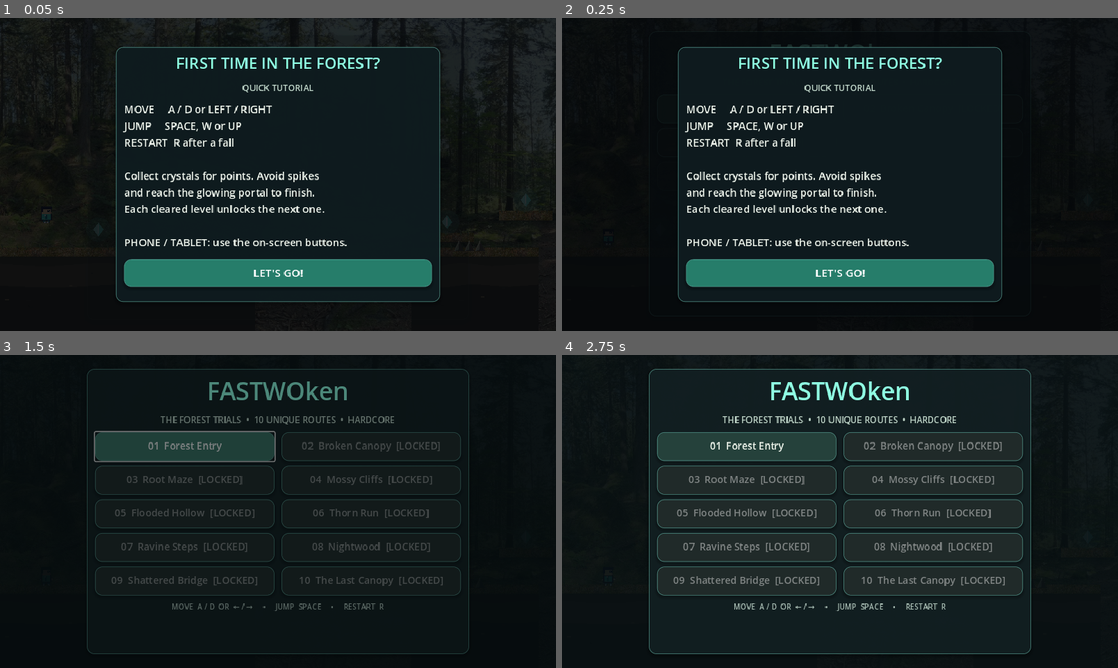
Above: before the commit, frames 1-4 (two rows, left to right).
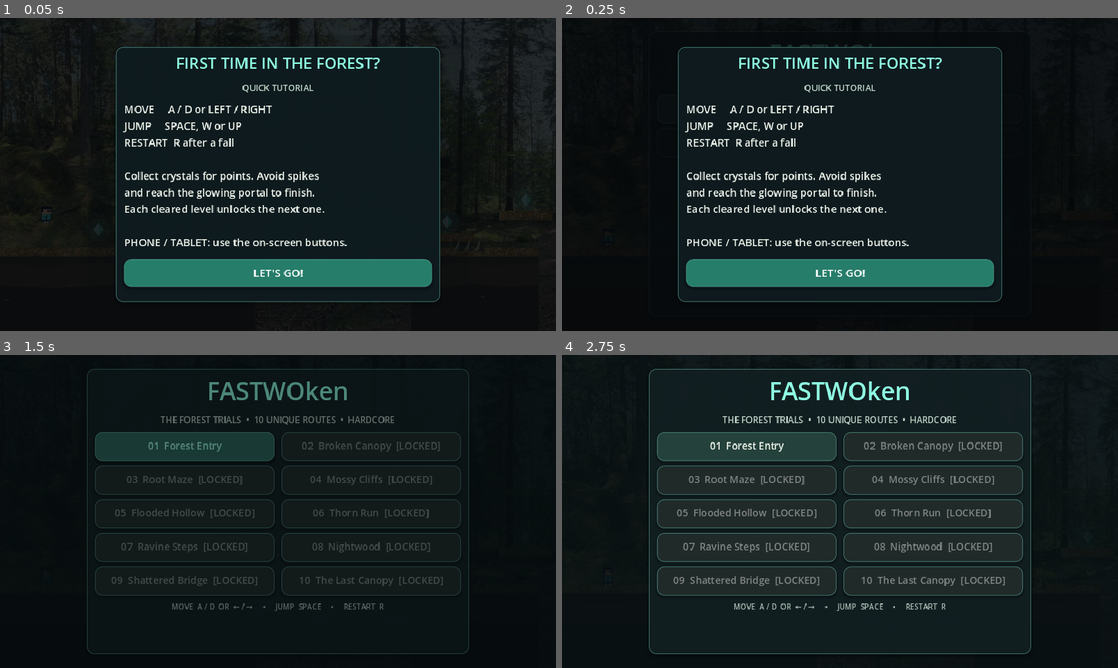
Above: after the commit, the same moments.

Repository: gggevego15-ui/FastWOken
Game: Godot game, scene res://scenes/main.tscn
Two runs of this game, one before a commit and one after it. Both use one fixed random seed, a clock stepped at 60 frames per second and the inputs below.
Inputs:
- Up to frame 1 (0.05 s): no input
- Up to frame 2 (0.25 s): no input
- Up to frame 3 (1.5 s): click "LET'S GO!" at 0.5 s; click "01 Forest Entry" at 1.25 s
- Up to frame 4 (2.75 s): click "LEVEL SELECT" at 2 s

The runs differ from the first frame. In frame 3, 0.4% of the frame differs, in the area x 16-50%, y 24-35%; in frame 4, less than 0.1%.

Commit message:
Validate routes and polish forest UI
* Add headless level reachability and crystal placement validation

* Polish stage HUD and add atmospheric forest depth

* Run headless level validation before exporting builds

* Run headless level validation before exporting builds

* Harden typed GDScript in reachability test

* Add focused hover and accessibility feedback to UI buttons

Diff:
--- a/scripts/game.gd
+++ b/scripts/game.gd
@@ -506,12 +506,21 @@
 	deaths_label.add_theme_font_size_override("font_size", 20)
 	row.add_child(deaths_label)
 
+	var stage_panel := PanelContainer.new()
+	stage_panel.position = Vector2(130, 62)
+	stage_panel.size = Vector2(700, 42)
+	stage_panel.add_theme_stylebox_override("panel", _panel_style(Color(0.025, 0.07, 0.075, 0.78)))
+	hud.add_child(stage_panel)
 	message_label = Label.new()
-	message_label.position = Vector2(0, 66)
-	message_label.size = Vector2(960, 40)
+	message_label.position = Vector2(130, 62)
+	message_label.size = Vector2(700, 42)
 	message_label.horizontal_alignment = HORIZONTAL_ALIGNMENT_CENTER
-	message_label.add_theme_color_override("font_color", Color("#ffffff"))
-	message_label.add_theme_font_size_override("font_size", 24)
+	message_label.vertical_alignment = VERTICAL_ALIGNMENT_CENTER
+	message_label.add_theme_color_override("font_color", Color("#effff9"))
+	message_label.add_theme_color_override("font_shadow_color", Color(0.0, 0.0, 0.0, 0.65))
+	message_label.add_theme_constant_override("shadow_offset_x", 1)
+	message_label.add_theme_constant_override("shadow_offset_y", 2)
+	message_label.add_theme_font_size_override("font_size", 21)
 	hud.add_child(message_label)
 	_update_hud()
 
@@ -529,6 +538,10 @@
 	menu_button.add_theme_font_size_override("font_size", 15)
 	menu_button.add_theme_color_override("font_color", Color.WHITE)
 	menu_button.add_theme_stylebox_override("normal", _panel_style(Color(0.12, 0.22, 0.36, 0.92)))
+	menu_button.add_theme_stylebox_override("hover", _panel_style(Color("#326d69")))
+	menu_button.add_theme_stylebox_override("pressed", _panel_style(Color("#23534f")))
+	menu_button.add_theme_stylebox_override("focus", _panel_style(Color("#326d69")))
+	menu_button.add_theme_color_override("font_hover_color", Color("#a6ffed"))
 	hud.add_child(menu_button)
 	menu_button.pressed.connect(_show_main_menu)
 
@@ -677,7 +690,14 @@
 		level_button.add_theme_stylebox_override("normal", _panel_style(level_colors[i]))
 		level_button.add_theme_stylebox_override("hover", _panel_style(Color("#387263")))
 		level_button.add_theme_stylebox_override("pressed", _panel_style(Color("#5a9a80")))
+		level_button.add_theme_stylebox_override("focus", _panel_style(Color("#2d665b")))
 		level_button.add_theme_stylebox_override("disabled", _panel_style(Color("#202a29")))
+		level_button.add_theme_color_override("font_hover_color", Color("#a6ffed"))
+		level_button.add_theme_color_override("font_pressed_color", Color("#ffffff"))
+		if i > unlocked_level:
+			level_button.tooltip_text = "Clear the previous stage to unlock this route."
+		else:
+			level_button.tooltip_text = "Enter %s" % names[i].substr(4)
 		grid.add_child(level_button)
 		level_button.pressed.connect(_transition_to_level.bind(i))
 		var button_tween := create_tween()
@@ -930,7 +950,42 @@
 	if is_instance_valid(score_label):
 		score_label.text = "LEVEL %02d/10   ◆ %d/%d" % [selected_level + 1, score, crystal_total]
 
+func _draw_forest_layers() -> void:
+	var center_x := player.global_position.x if is_instance_valid(player) else 480.0
+	var start_x := floori((center_x - 1100.0) / 340.0) * 340.0
+	var canopy_palette := [
+		Color("#29483d", 0.19), Color("#24494b", 0.20), Color("#3b5037", 0.20),
+		Color("#34534a", 0.21), Color("#33483b", 0.22), Color("#494b35", 0.22),
+		Color("#2e454b", 0.23), Color("#303e4a", 0.24), Color("#393648", 0.24),
+		Color("#4a3a4c", 0.23)
+	]
+	var canopy: Color = canopy_palette[selected_level]
+	# Distant tree crowns and trunks are intentionally low-contrast behind gameplay.
+	for tree_index in range(9):
+		var x := start_x + float(tree_index) * 340.0
+		var wobble := sin(float(tree_index) * 2.17 + float(selected_level)) * 18.0
+		var crown_y := 285.0 + wobble
+		var crown_width := 116.0 + float((tree_index * 7) % 5) * 13.0
+		var crown := PackedVector2Array([
+			Vector2(x - crown_width * 0.48, crown_y + 42.0),
+			Vector2(x - crown_width * 0.52, crown_y + 5.0),
+			Vector2(x - crown_width * 0.22, crown_y - 30.0),
+			Vector2(x - crown_width * 0.08, crown_y - 63.0),
+			Vector2(x + crown_width * 0.12, crown_y - 24.0),
+			Vector2(x + crown_width * 0.43, crown_y - 12.0),
+			Vector2(x + crown_width * 0.50, crown_y + 38.0)
+		])
+		draw_colored_polygon(crown, canopy)
+		draw_rect(Rect2(x - 5.0, crown_y + 22.0, 10.0, 145.0), Color("#24352d", 0.19))
+		# A second, lighter crown edge creates distance without hiding the photo.
+		draw_line(Vector2(x - crown_width * 0.30, crown_y + 14.0), Vector2(x - crown_width * 0.10, crown_y - 27.0), Color("#b6d1b8", 0.12), 2.0)
+	# A soft, low haze separates the playable route from the distant tree line.
+	draw_rect(Rect2(center_x - 1200.0, 365.0, 2400.0, 76.0), Color("#c3d8c4", 0.055))
+
+
 func _draw() -> void:
+	# Add subtle depth layers over the photo background, with a stable world-space seed.
+	_draw_forest_layers()
 	# Forest photo stays in the far background; soil is drawn as layered, uneven earth.
 	# Keep detail deterministic so it does not shimmer as _draw() runs every frame.
 	for platform in get_tree().get_nodes_in_group("platforms"):
--- /dev/null
+++ b/tests/validate_levels.gd
@@ -0,0 +1,102 @@
+extends SceneTree
+
+const MAIN_SCENE := preload("res://scenes/main.tscn")
+const JUMP_SPEED := 445.0
+const GRAVITY := 1200.0
+const RUN_SPEED := 245.0
+const RUNWAY_MARGIN := 22.0
+
+func _initialize() -> void:
+	call_deferred("_run_validation")
+
+
+func _run_validation() -> void:
+	var game: Node = MAIN_SCENE.instantiate()
+	root.add_child(game)
+	await process_frame
+	var failures: Array[String] = []
+	for level_index in range(10):
+		game.call("_load_level", level_index)
+		await process_frame
+		var platforms: Array[Dictionary] = []
+		for node in get_nodes_in_group("platforms"):
+			if not is_instance_valid(node) or node.get_child_count() == 0:
+				continue
+			var shape_node := node.get_child(0) as CollisionShape2D
+			var shape: Shape2D = shape_node.shape
+			if not shape is RectangleShape2D:
+				continue
+			var size: Vector2 = shape.size
+			platforms.append({
+				"x": node.position.x,
+				"left": node.position.x - size.x * 0.5,
+				"right": node.position.x + size.x * 0.5,
+				"top": node.position.y - size.y * 0.5,
+				"width": size.x,
+				"ground": size.y > 40.0
+			})
+		platforms.sort_custom(func(a: Dictionary, b: Dictionary) -> bool: return float(a["x"]) < float(b["x"]))
+		if platforms.is_empty():
+			failures.append("Level %02d has no platforms" % (level_index + 1))
+			continue
+		var reachable := PackedByteArray()
+		reachable.resize(platforms.size())
+		for i in range(platforms.size()):
+			var p: Dictionary = platforms[i]
+			if bool(p["ground"]) and float(p["left"]) <= 80.0 and float(p["right"]) >= 80.0:
+				reachable[i] = 1
+		for _pass_index in range(platforms.size()):
+			var changed := false
+			for i in range(platforms.size()):
+				if reachable[i] == 0:
+					continue
+				var source: Dictionary = platforms[i]
+				for j in range(i + 1, platforms.size()):
+					if reachable[j] != 0:
+						continue
+					var target: Dictionary = platforms[j]
+					var vertical_delta := float(target["top"]) - float(source["top"])
+					var discriminant := JUMP_SPEED * JUMP_SPEED + 2.0 * GRAVITY * vertical_delta
+					if discriminant < 0.0:
+						continue
+					var descending_time := (JUMP_SPEED + sqrt(discriminant)) / GRAVITY
+					var max_horizontal := RUN_SPEED * descending_time - RUNWAY_MARGIN
+					var gap := maxf(0.0, float(target["left"]) - float(source["right"]))
+					if gap <= max_horizontal:
+						reachable[j] = 1
+						changed = true
+			if not changed:
+				break
+		var unreachable: Array[String] = []
+		for i in range(platforms.size()):
+			if reachable[i] == 0:
+				unreachable.append("x=%.0f top=%.0f" % [platforms[i]["x"], platforms[i]["top"]])
+		if not unreachable.is_empty():
+			failures.append("Level %02d has unreachable platforms: %s" % [level_index + 1, ", ".join(unreachable)])
+		var crystals: Array[Area2D] = []
+		for node in get_nodes_in_group("level_objects"):
+			if node is Area2D and node.get_meta("kind", "") == "crystal":
+				crystals.append(node as Area2D)
+		if crystals.size() != int(game.get("crystal_total")):
+			failures.append("Level %02d crystal count mismatch: nodes=%d expected=%d" % [level_index + 1, crystals.size(), int(game.get("crystal_total"))])
+		for crystal in crystals:
+			var can_collect := false
+			for platform in platforms:
+				var horizontal_overlap := absf(crystal.position.x - float(platform["x"])) <= float(platform["width"]) * 0.5 + 10.0 + 19.0
+				var vertical_distance := absf(crystal.position.y - float(platform["top"]))
+				if horizontal_overlap and vertical_distance <= 48.0:
+					can_collect = true
+					break
+			if not can_collect:
+				failures.append("Level %02d crystal at (%.0f, %.0f) has no nearby standing surface" % [level_index + 1, crystal.position.x, crystal.position.y])
+		print("LEVEL %02d: %d platforms, %d crystals, reachability=%s" % [level_index + 1, platforms.size(), crystals.size(), "PASS" if unreachable.is_empty() else "FAIL"])
+	if failures.is_empty():
+		print("FASTWOKEN LEVEL VALIDATION: PASS (10 levels checked; analytical collision/jump model, not manual playtesting)")
+		game.queue_free()
+		quit(0)
+	else:
+		for failure in failures:
+			push_error(failure)
+		print("FASTWOKEN LEVEL VALIDATION: FAIL (%d issues)" % failures.size())
+		game.queue_free()
+		quit(1)
Not shown, changed: .github/workflows/build-android.yml
Not shown, changed: .github/workflows/build-windows.yml
